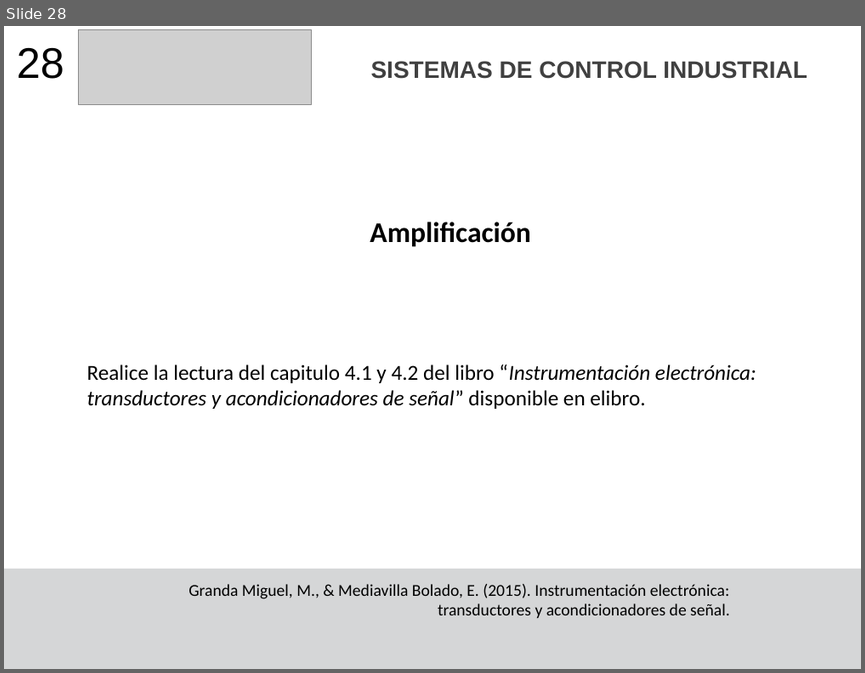
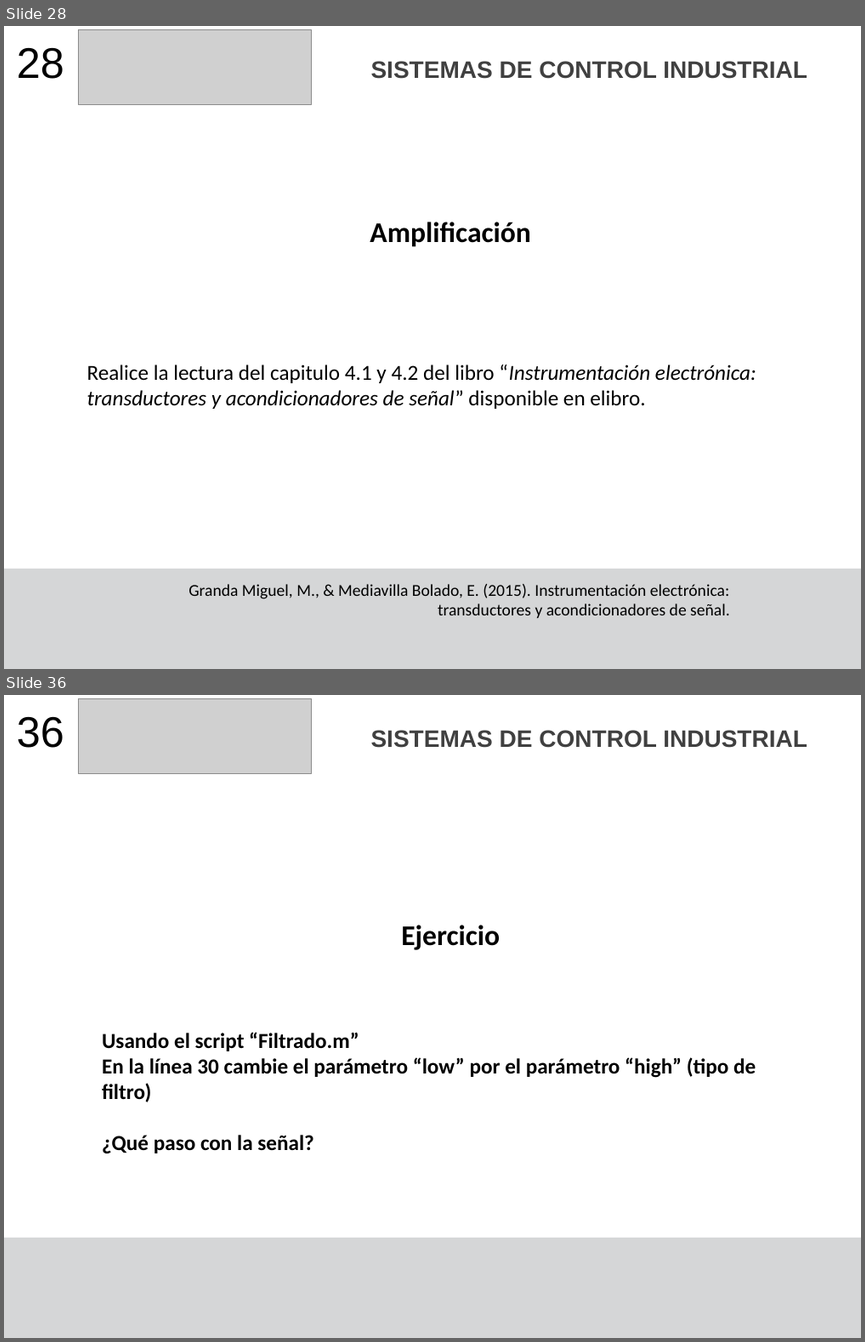
Before and after one commit to F4bian1012/Sistemas_De_Contro_Industrial, a slide deck: Lesson_5-6/Acondicionamiento_Señales.pptx. Shown one above the other, each under a label of ours: slide 28 before the commit, slides 28 and 36 after it; the slides between them are not shown. The pictures are 865x673 and 865x1342 pixels, drawn with LibreOffice and Linux fonts; fonts in the diff are those of the drawing; grey boxes stand for pictures. Boxes give left, top, right and bottom in pixels: in the first picture for what was removed or moved away, otherwise in the second. Text is boxed around its words. In the diff, an @@ line names an element or a change of style, - is before the commit and + after.

```diff
--- a/Lesson_5-6/Acondicionamiento_Señales.pptx
+++ b/Lesson_5-6/Acondicionamiento_Señales.pptx
@@ slide 36 added at box(4, 695, 861, 1338), background #FFFFFF; not listed: 1 template element that a slide beside it also shows @@
@@ text added at box(17, 716, 64, 748), 36 pt, text #000000 @@
+36
@@ picture added at box(79, 699, 312, 774) @@
@@ text added at box(371, 730, 807, 748), 20 pt, text #404040, bold @@
+SISTEMAS DE CONTROL INDUSTRIAL
@@ title added at box(401, 925, 500, 950), 24 pt, text #000000, bold @@
+Ejercicio
@@ text added at box(102, 1032, 755, 1153), 18 pt, text #000000, bold @@
+Usando el script “Filtrado.m”
+En la línea 30 cambie el parámetro “low” por el parámetro “high” (tipo de filtro)
+¿Qué paso con la señal?
```
Also in this commit, not shown: 2 slides changed, 20 other slides added, 4 other files.
